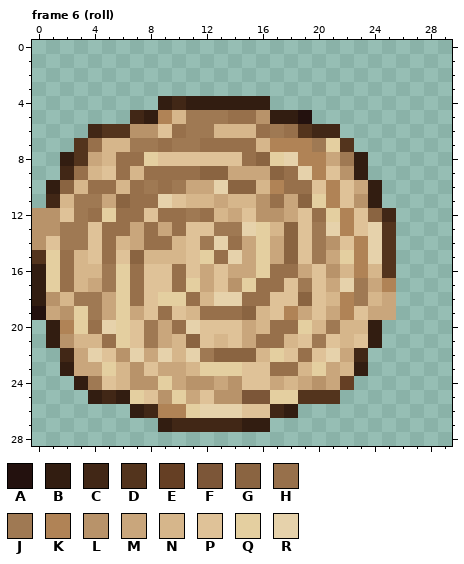
Edited in one commit: pixel-art file (dev/gfx/objects/tumbleweed-anim.aseprite). That is the earlier state.
30x29 pixels, 12 frames. Colours within 5 levels of each other are drawn and written as one. Shown: frame 6 (roll). The commit also changed other frames, which this record leaves out.
Palette (. is transparent): A #23110e  B #321d11  C #412716  D #53341d  E #653f24  F #7c5638  G #8a6441  H #97704b  J #9f7953  K #b08356  L #b8936a  M #c9a67c  N #d6b68b  P #dfc298  Q #e4cfa0  R #e6d2ab
After:
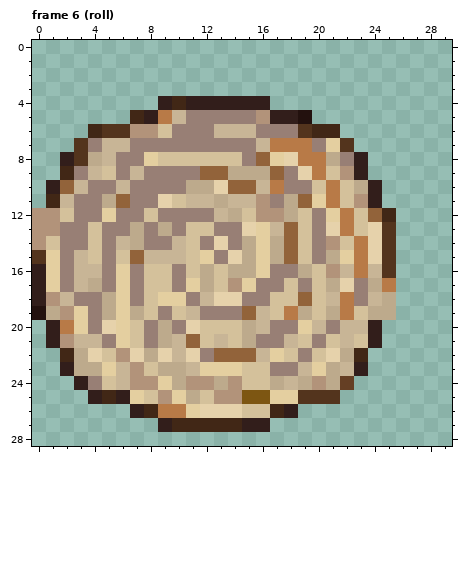
Commit: fixed bug with tumbleweed stuck and added break animation
Changes in this commit:
Colour B changes from #321d11 to #321e1b.
Colour F changes from #7c5638 to #7d5612.
Colour G changes from #8a6441 to #92633a.
Colour H changes from #97704b to #987f75.
Colour K changes from #b08356 to #b87a47.
Colour L changes from #b8936a to #b2937a.
Colour M changes from #c9a67c to #bdaa8c.
Colour N changes from #d6b68b to #c8b596.
Colour P changes from #dfc298 to #d4c19b.
Frame 6 (roll):
Colour J becomes colour H in row 5 at x 11 to 13; in row 6 at x 11 to 12 and 17; in row 7 at x 7 to 8, 10 to 11 and 20; in row 8 at x 22; in row 10 at x 8 and 10; in row 11 at x 3 to 4.
Colour J becomes colour H in row 12 at x 3 and 11; in row 13 at x 2 to 3, 13 to 14 and 20; in row 14 at x 2 to 3, 12 and 20; in row 15 at x 20; in row 16 at x 5; in row 17 at x 5, 19 and 23.
Colour J becomes colour H in row 18 at x 3 to 4 and 23; in row 19 at x 4; in row 20 at x 8 and 21; in row 21 at x 8 and 20; in row 22 at x 12; in row 24 at x 4.
Boxes around the changes in both pictures, in picture pixels (x1, y1, x2, y2):
changed: (32, 96, 396, 432)
